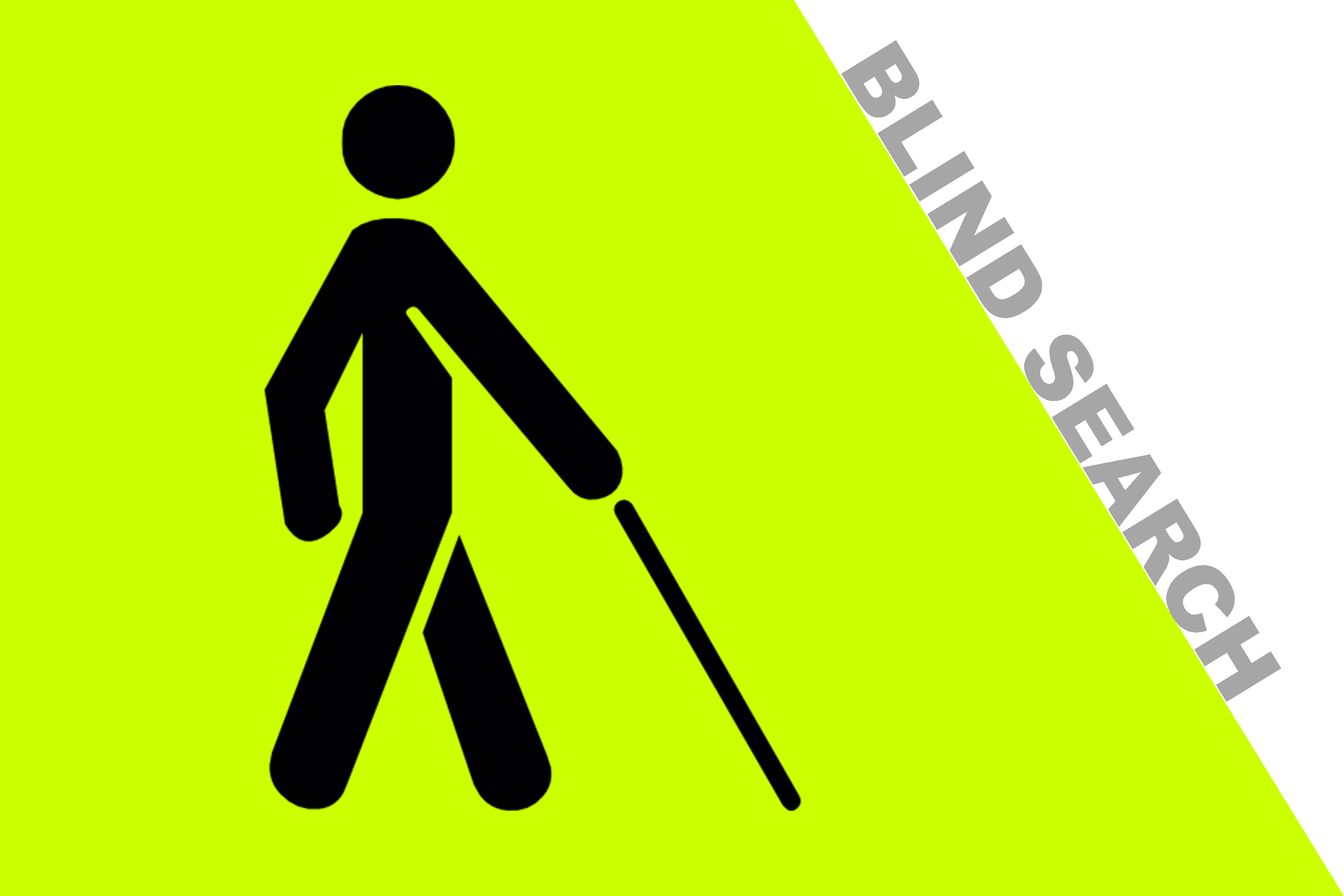
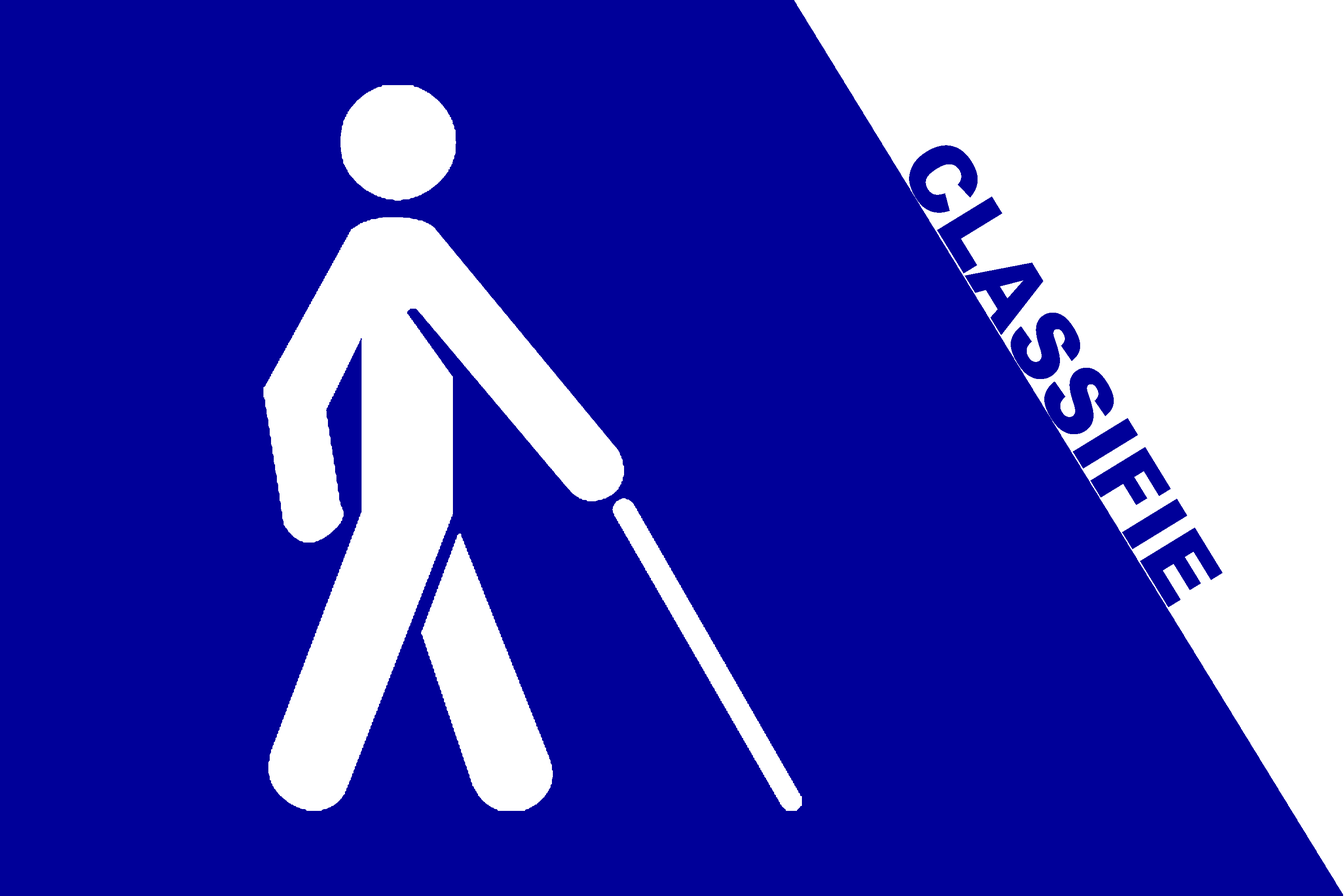
Layers edited between the first and the second 1344×896 image:
hid "8711" over [left=263, top=85, right=802, bottom=811]
renamed "BLIND SEARCH" to "CLASSIFIE", painted on it over [left=841, top=40, right=1281, bottom=702]
painted on "Livello 0" over [left=0, top=0, right=1343, bottom=896]
